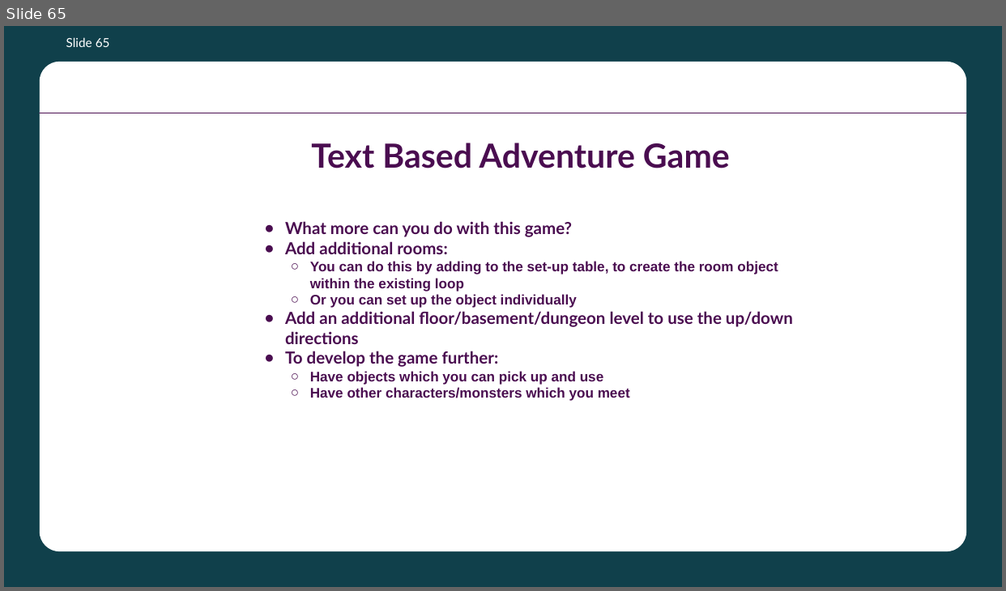
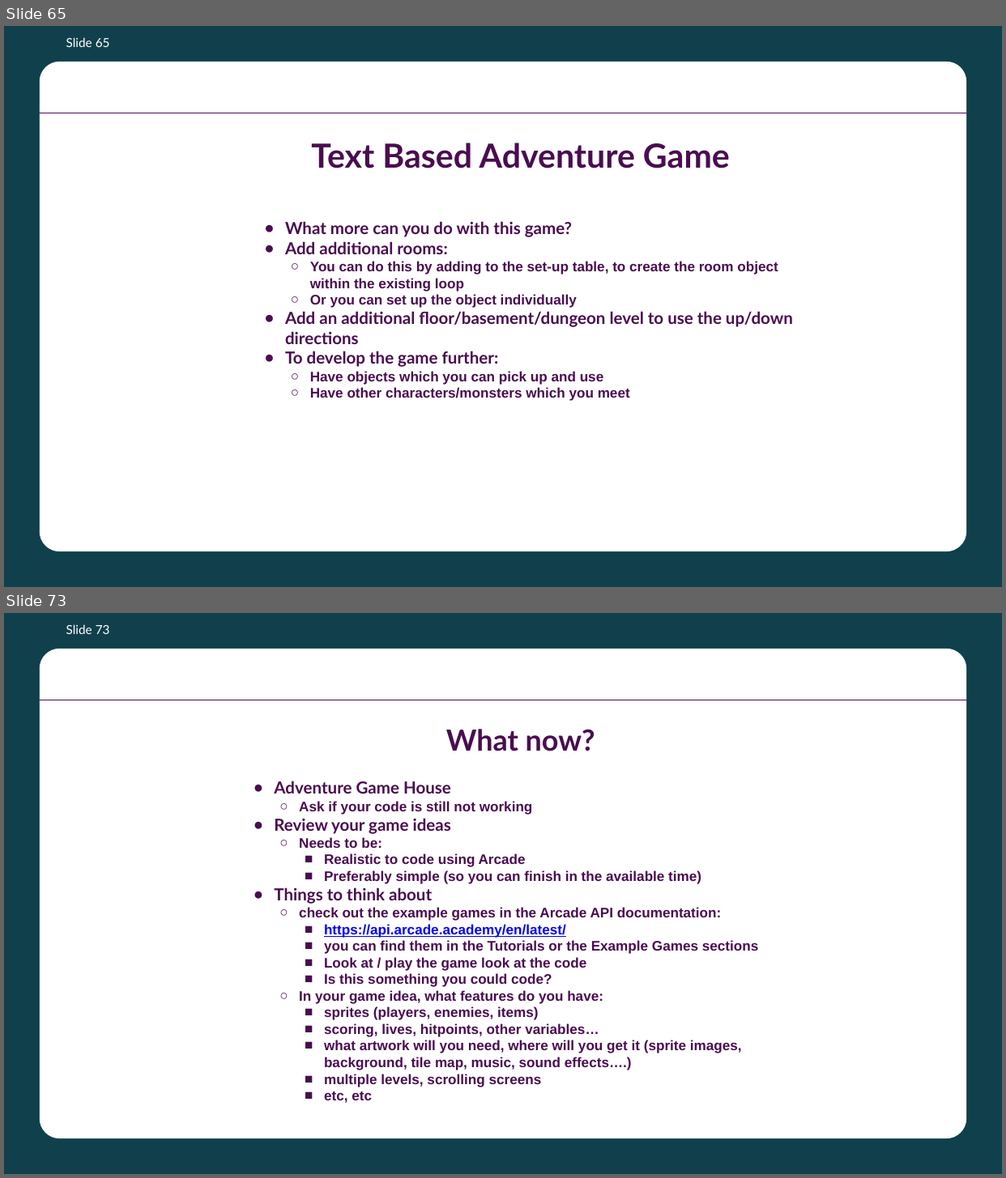
Before and after one commit to batecsw/OOP_class_work, a slide deck: Python OOP Course Presentation.pptx. Shown one above the other, each under a label of ours: slide 65 before the commit, slides 65 and 73 after it; the slides between them are not shown. The pictures are 1006x591 and 1006x1178 pixels, drawn with LibreOffice and Linux fonts; fonts in the diff are those of the drawing; background and template pictures are left out. Boxes give left, top, right and bottom in pixels: in the first picture for what was removed or moved away, otherwise in the second. Text is boxed around its words. In the diff, an @@ line names an element or a change of style, - is before the commit and + after.

```diff
--- a/Python OOP Course Presentation.pptx
+++ b/Python OOP Course Presentation.pptx
@@ slide 73 added at (4, 613, 1002, 1174), background #10404B; not listed: 2 template elements that a slide beside it also shows @@
@@ page number added at (66, 624, 110, 634), 18 pt, text #FFFFFF @@
+Slide 73
@@ title added at (446, 729, 595, 752), 42 pt, text #4A0D50, bold @@
+What now?
@@ title added at (274, 781, 758, 1103), 20 pt, text #4A0D50, bold @@
+● Adventure Game House
+  ○ Ask if your code is still not working
+● Review your game ideas
+  ○ Needs to be:
+    ■ Realistic to code using Arcade
+    ■ Preferably simple (so you can finish in the available time)
+● Things to think about
+  ○ check out the example games in the Arcade API documentation:
+    ■ https://api.arcade.academy/en/latest/
+    ■ you can find them in the Tutorials or the Example Games sections
+    ■ Look at / play the game look at the code
+    ■ Is this something you could code?
+  ○ In your game idea, what features do you have:
+    ■ sprites (players, enemies, items)
+    ■ scoring, lives, hitpoints, other variables…
+    ■ what artwork will you need, where will you get it (sprite images, background, tile map, music, sound effects….)
+    ■ multiple levels, scrolling screens
+    ■ etc, etc
```
Also in this commit, not shown: 11 other slides added, 1 other file.
